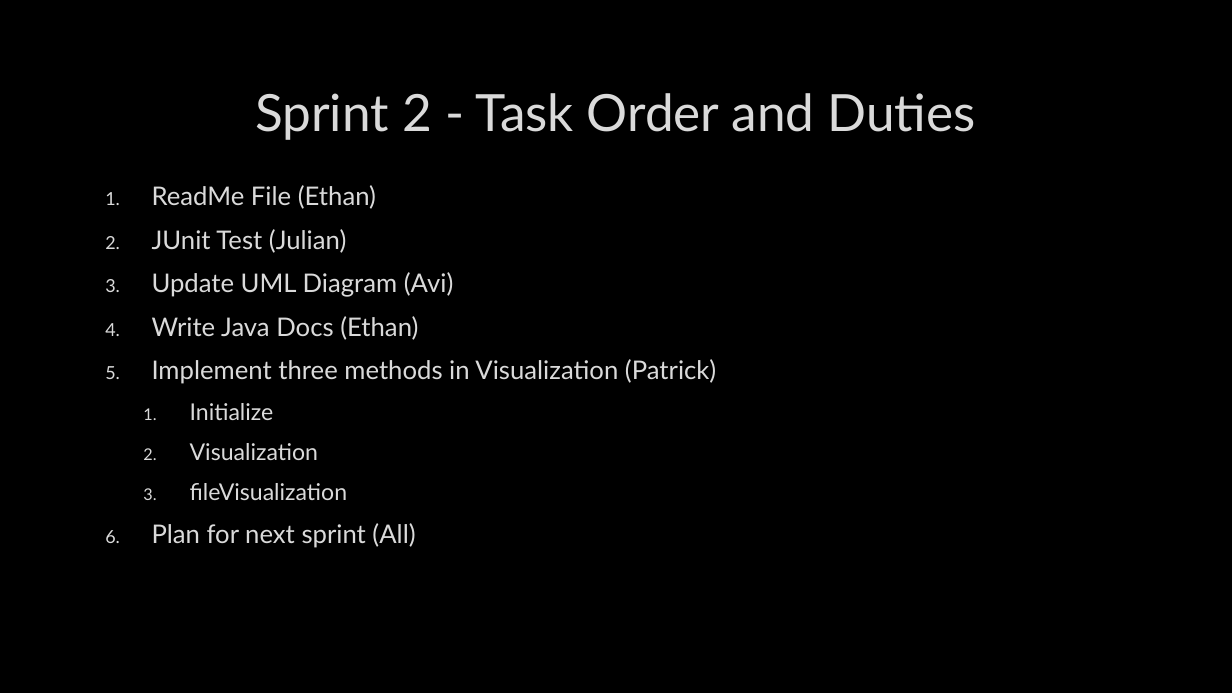
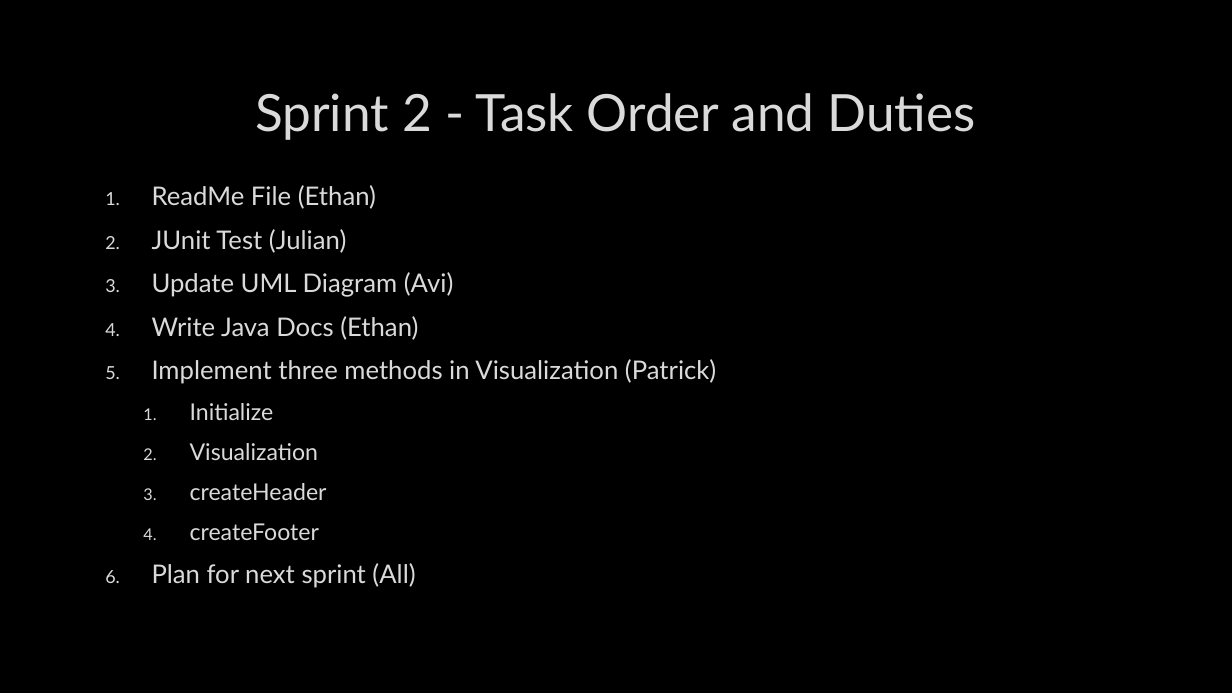
Before and after one commit to julianwemmie/Warp, a slide deck: slide 6 of SWD Project Plan.pptx. Drawn at 1232x693 pixels with LibreOffice and Linux fonts; fonts in the diff are those of the drawing; background and template pictures are left out. Boxes give left, top, right and bottom in pixels: in the first picture for what was removed or moved away, otherwise in the second. Text is boxed around its words. In the diff, an @@ line names an element or a change of style, - is before the commit and + after.

```diff
--- a/SWD Project Plan.pptx
+++ b/SWD Project Plan.pptx
@@ text at [190,483,327,540]: text changed @@
-  3. fileVisualization
+  3. createHeader
+  4. createFooter
```
Also in this commit, not shown: 3 other slides changed, 1 other file.
